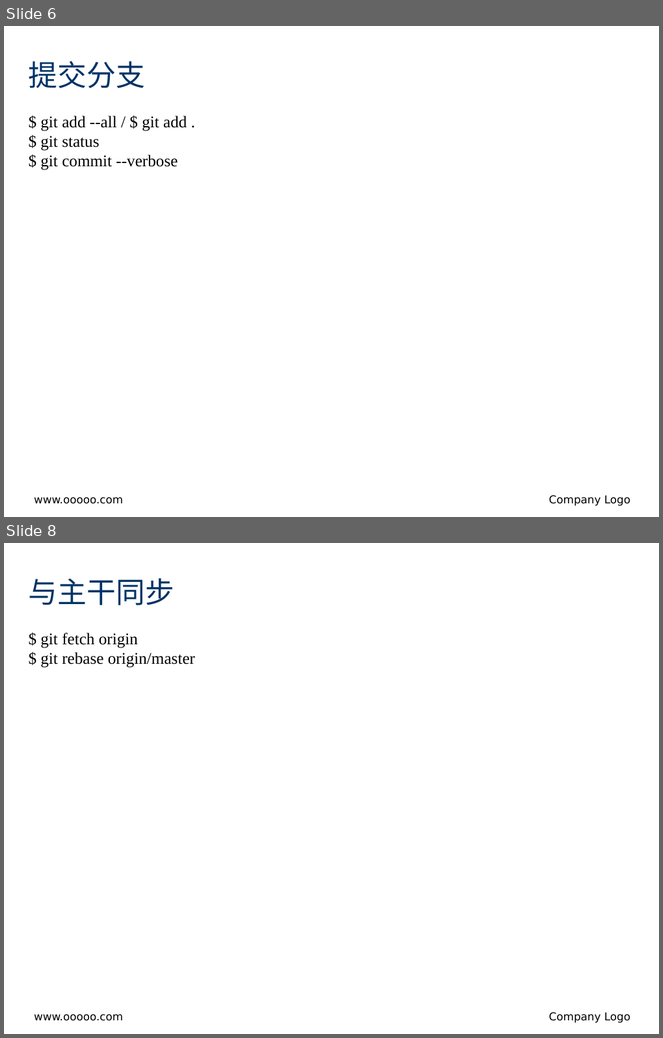
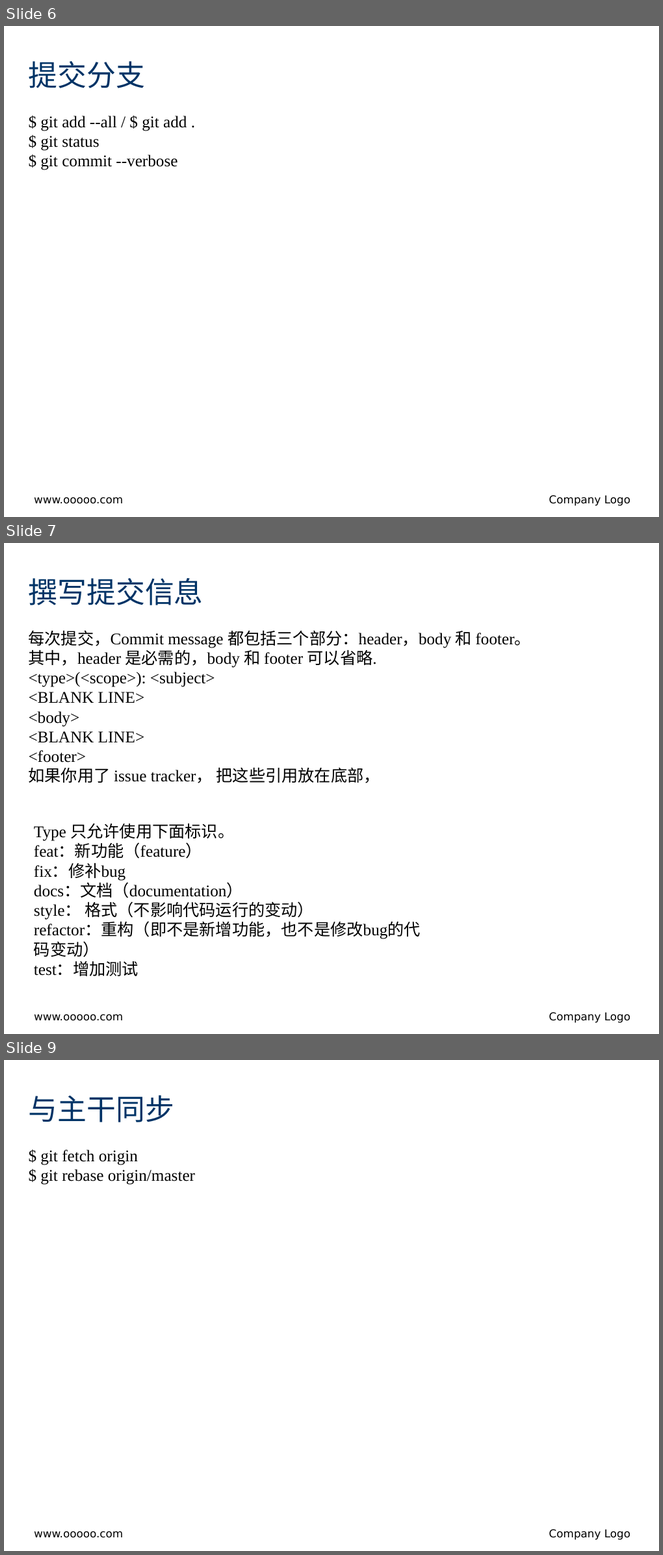
Before and after one commit to jinzhao-china/git.learning, a slide deck: Git Workflow.pptx. Shown one above the other, each under a label of ours: slides 6 and 8 before the commit, slides 6, 7 and 9 after it; the slides between them are not shown. The pictures are 663x1038 and 663x1555 pixels, drawn with LibreOffice and Linux fonts; fonts in the diff are those of the drawing; background and template pictures are left out. Boxes give left, top, right and bottom in pixels: in the first picture for what was removed or moved away, otherwise in the second. Text is boxed around its words. In the diff, an @@ line names an element or a change of style, - is before the commit and + after.

Commit message:
docs(ppt) : update pptx — change commit message

```diff
--- a/Git Workflow.pptx
+++ b/Git Workflow.pptx
@@ slide 7 added at (x1=4, y1=543, x2=659, y2=1034), background #FFFFFF; not listed: 1 template element that a slide beside it also shows @@
@@ title added at (x1=29, y1=578, x2=204, y2=605), 32 pt, text #003366 @@
+撰写提交信息
@@ text added at (x1=29, y1=630, x2=531, y2=783), 18 pt, text #000000 @@
+每次提交，Commit message 都包括三个部分：header，body 和 footer。
+其中，header 是必需的，body 和 footer 可以省略.
+<type>(<scope>): <subject>
+<BLANK LINE>
+<body>
+<BLANK LINE>
+<footer>
+如果你用了 issue tracker， 把这些引用放在底部，
@@ text added at (x1=34, y1=823, x2=421, y2=977), 18 pt, text #000000 @@
+Type 只允许使用下面标识。
+feat：新功能（feature）
+fix：修补bug
+docs：文档（documentation）
+style： 格式（不影响代码运行的变动）
+refactor：重构（即不是新增功能，也不是修改bug的代码变动）
+test：增加测试
@@ text added at (x1=34, y1=1014, x2=123, y2=1021), 12 pt, text #000000 @@
+www.ooooo.com
@@ text added at (x1=549, y1=1012, x2=631, y2=1023), 12 pt, text #000000 @@
+Company Logo
@@ what was slide 8 is now slide 9 @@
```
Also in this commit, not shown: 1 slide changed.
